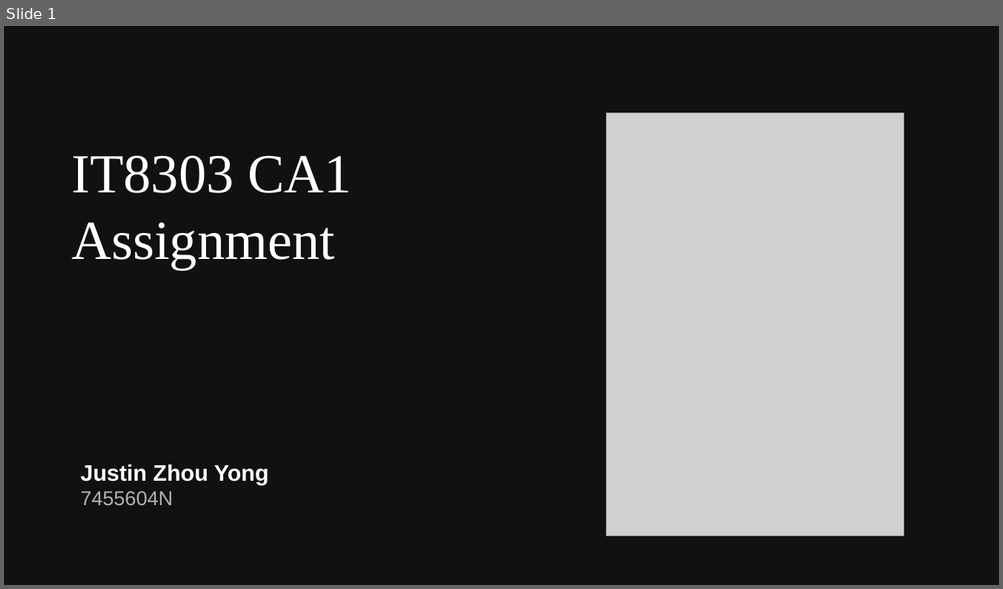
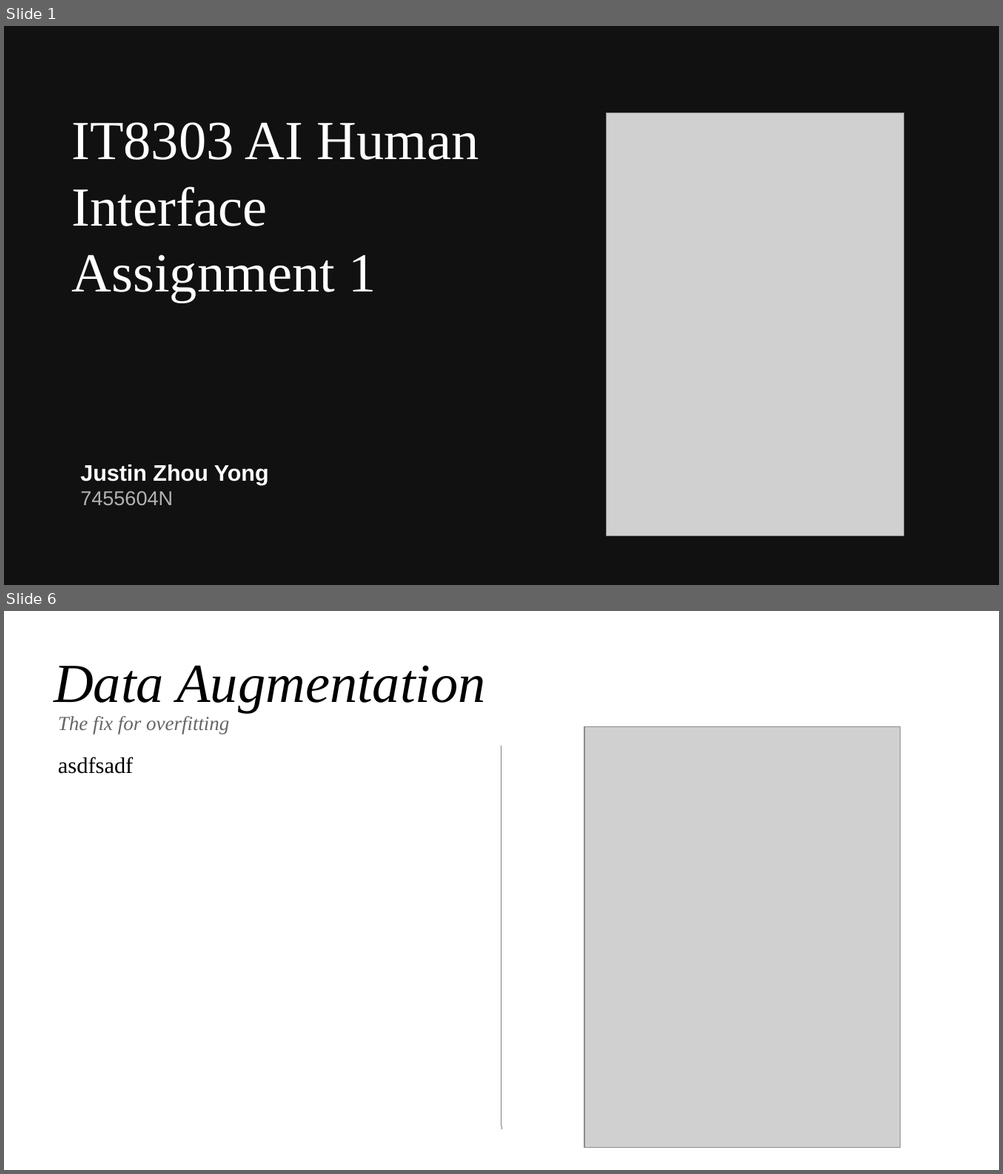
Before and after one commit to juzhyo/IT8303-AI-Human-Interface, a slide deck: ca1/slides.odp. Shown one above the other, each under a label of ours: slide 1 before the commit, slides 1 and 6 after it; the slides between them are not shown. The pictures are 1003x589 and 1003x1174 pixels, drawn with LibreOffice and Linux fonts; fonts in the diff are those of the drawing; grey boxes stand for pictures. Boxes give left, top, right and bottom in pixels: in the first picture for what was removed or moved away, otherwise in the second. Text is boxed around its words. In the diff, an @@ line names an element or a change of style, - is before the commit and + after.

```diff
--- a/ca1/slides.odp
+++ b/ca1/slides.odp
@@ slide 6 added at (4,611,999,1170), background #FFFFFF @@
@@ title added at (54,665,486,712), 44 pt, text #000000, italic @@
+Data Augmentation
@@ text added at (58,716,229,734), 16 pt, text #666666, italic @@
+The fix for overfitting
@@ picture added at (584,726,900,1148) @@
@@ text added at (58,757,133,774), 18 pt, text #000000 @@
+asdfsadf
@@ line added from (501, 746) to (501, 1130), #808080 0 pt @@
@@ slide 1 changed as well @@
@@ title at (71,122,478,302): text changed @@
-IT8303 CA1 Assignment
+IT8303 AI Human Interface Assignment 1
```
Also in this commit, not shown: 6 other slides added, 6 slides removed, 6 other files.
